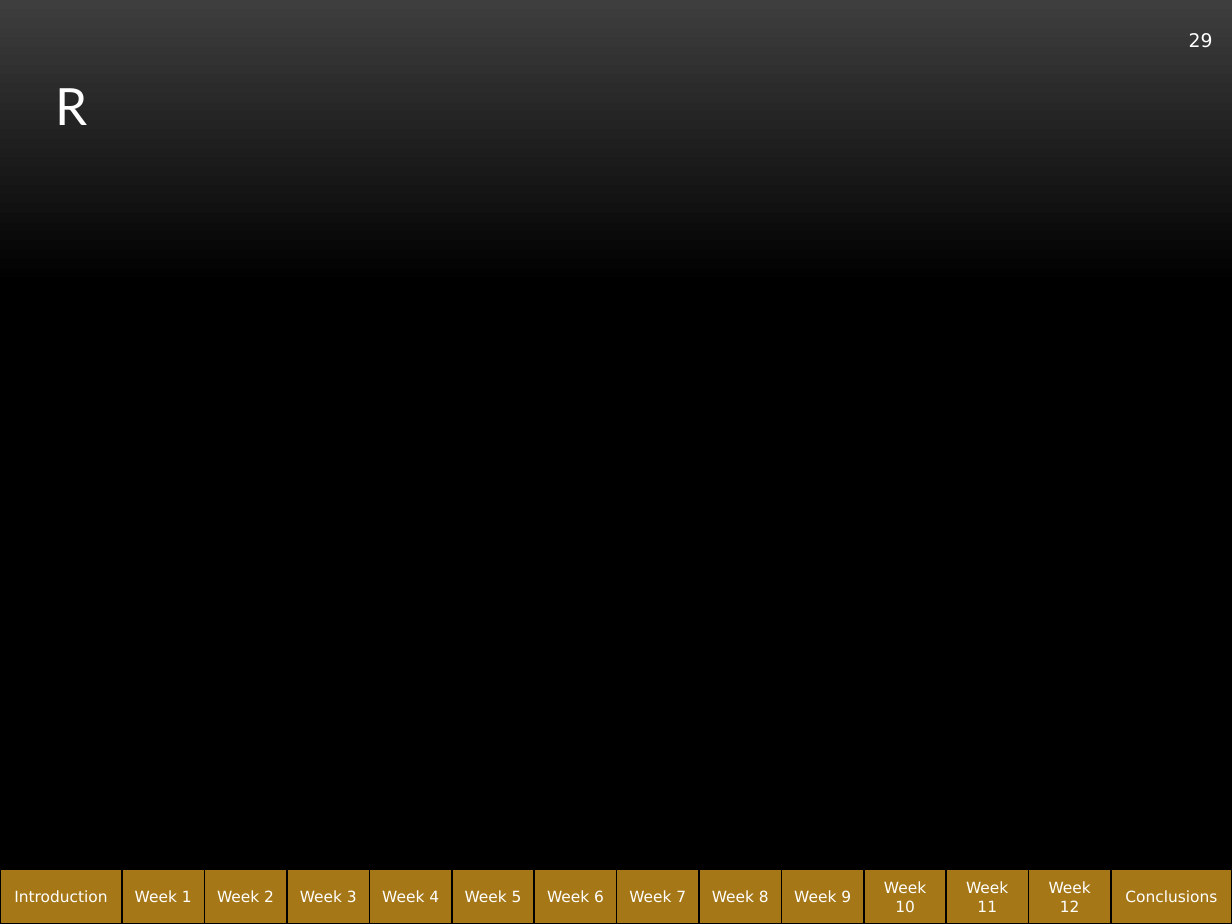
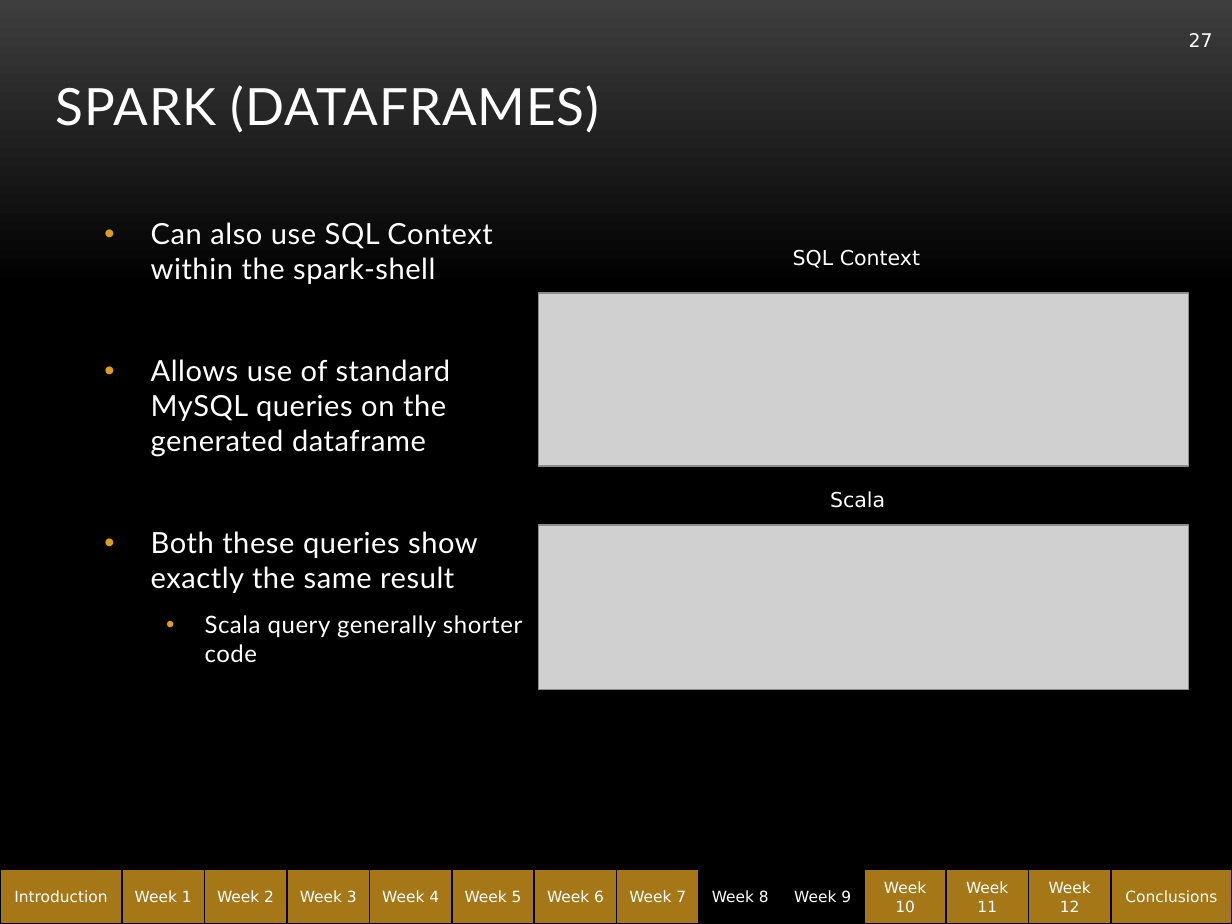
Before and after one commit to abe1ge/teletubbiesQAC, a slide deck: slide 27 of FinalPresentation.pptx (slide 29 before the commit). Drawn at 1232x924 pixels with LibreOffice and Linux fonts; fonts in the diff are those of the drawing; grey boxes stand for pictures; background and template pictures are left out. Boxes give left, top, right and bottom in pixels: in the first picture for what was removed or moved away, otherwise in the second. Text is boxed around its words. In the diff, an @@ line names an element or a change of style, - is before the commit and + after.

```diff
--- a/FinalPresentation.pptx
+++ b/FinalPresentation.pptx
@@ page number at (x1=1189, y1=33, x2=1213, y2=47): text changed @@
-29
+27
@@ title at (x1=56, y1=85, x2=599, y2=133): text changed @@
-R
+SPARK (DATAFRAMES)
@@ text added at (x1=151, y1=222, x2=522, y2=662), 17 pt, text #FFFFFF @@
+• Can also use SQL Context within the spark-shell
+• Allows use of standard MySQL queries on the generated dataframe
+• Both these queries show exactly the same result
+  • Scala query generally shorter code
@@ text added at (x1=793, y1=249, x2=920, y2=268), 12 pt, text #FFFFFF @@
+SQL Context
@@ picture added at (x1=538, y1=293, x2=1189, y2=466) @@
@@ text added at (x1=830, y1=491, x2=885, y2=508), 12 pt, text #FFFFFF @@
+Scala
@@ picture added at (x1=538, y1=525, x2=1189, y2=690) @@
@@ rectangle "Week 8" at (x1=699, y1=870, x2=781, y2=924): fill none to #000000 @@
@@ rectangle "Week 9" at (x1=781, y1=870, x2=864, y2=924): fill none to #000000 @@
```
Also in this commit, not shown: 9 other slides changed, 3 slides added, 1 slide removed.
